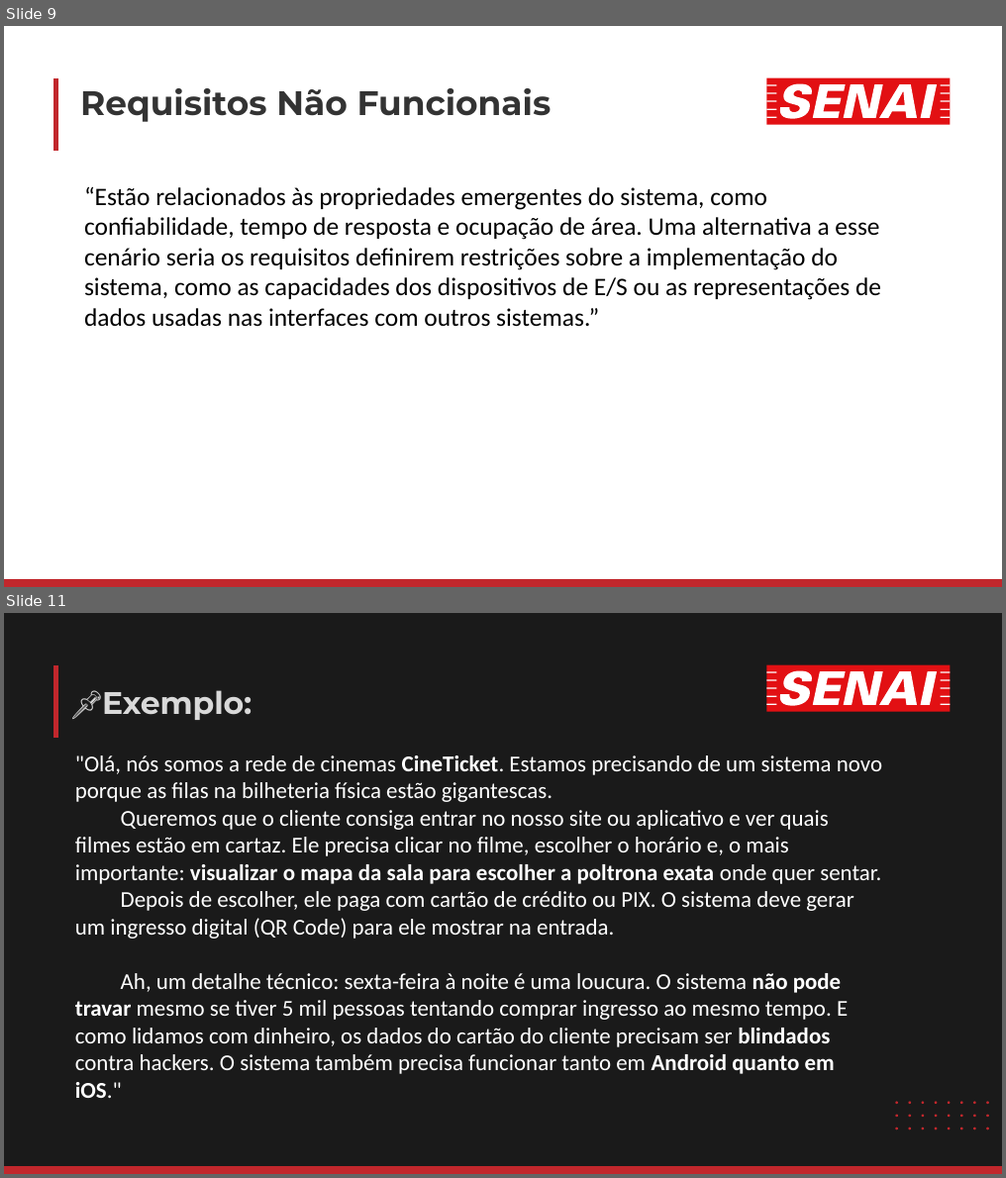
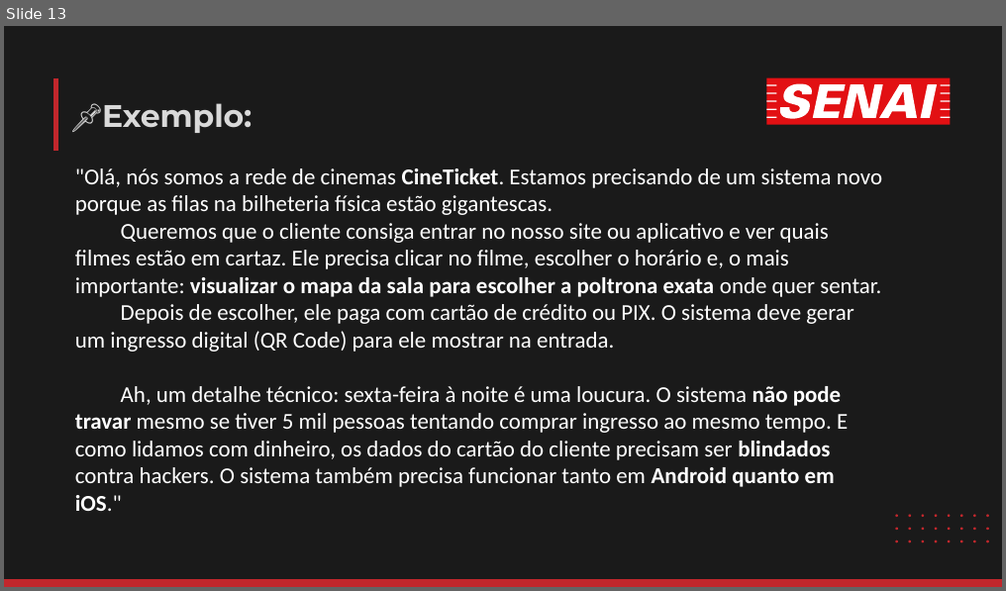
Before and after one commit to luisfernandospoljaric/senai2026, a slide deck: ds/seduc/1des/01-lopal/Aula02/LógicaAula2.pptx. Shown one above the other, each under a label of ours: slides 9 and 11 before the commit, slide 13 after it; the slides between them are not shown. The pictures are 1006x1178 and 1006x591 pixels, drawn with LibreOffice and Linux fonts; fonts in the diff are those of the drawing. Boxes give left, top, right and bottom in pixels: in the first picture for what was removed or moved away, otherwise in the second. Text is boxed around its words. In the diff, an @@ line names an element or a change of style, - is before the commit and + after.

```diff
--- a/ds/seduc/1des/01-lopal/Aula02/LógicaAula2.pptx
+++ b/ds/seduc/1des/01-lopal/Aula02/LógicaAula2.pptx
@@ slide 9 removed at [4, 26, 1002, 587], background #FFFFFF @@
@@ freeform shape removed at [56, 78, 56, 151] @@
@@ freeform shape removed at [766, 78, 949, 125] @@
@@ freeform shape removed at [766, 84, 949, 119] @@
@@ title removed at [80, 88, 551, 122] @@
-Requisitos Não Funcionais
@@ text removed at [84, 186, 881, 327] @@
-“Estão relacionados às propriedades emergentes do sistema, como confiabilidade, tempo de resposta e ocupação de área. Uma alternativa a esse cenário seria os requisitos definirem restrições sobre a implementação do sistema, como as capacidades dos dispositivos de E/S ou as representações de dados usadas nas interfaces com outros sistemas.”
@@ freeform shape removed at [4, 579, 1002, 587] @@
@@ what was slide 11 is now slide 13 @@
```
Also in this commit, not shown: 4 slides changed, 8 slides added, 5 other slides removed, 2 other files.
